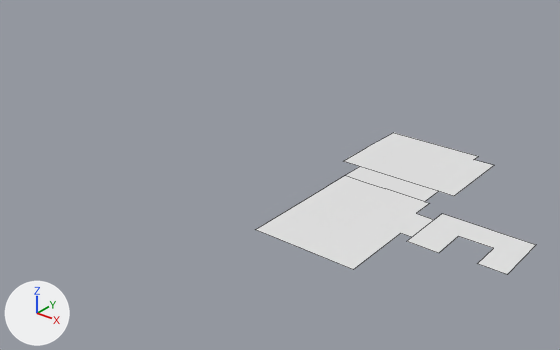
What one commit did to the FBX model Make Your Way Out/Assets/fromBlenderFlat/aaaaaaaaaaaaaaaaaaaaa.fbx.
Before and after are seen from a camera (50 mm lens) standing at (0.915, -1.008, 0.662) and looking at (0.027, 0.103, -0.027). The axes (+X, +Y, +Z) are drawn at lower left. The lights are the same throughout. Mesh edges are drawn as thin lines.

Before the edit, the objects in view are built like this:
```python
me_plane_002 = bpy.data.meshes.new('Plane.002')
me_plane_002.from_pydata(...)  # 36 vertices, 4 faces; spans x 0.146..0.567, y -0.161..0.34, z 0.021
ob_aaaaaaaaaaaaaaaaaaaaa = bpy.data.objects.new('AAAAAAAAAAAAAAAAAAAAA', me_plane_002)
ob_aaaaaaaaaaaaaaaaaaaaa.location = (0.0, 0.0, 0.0)
```
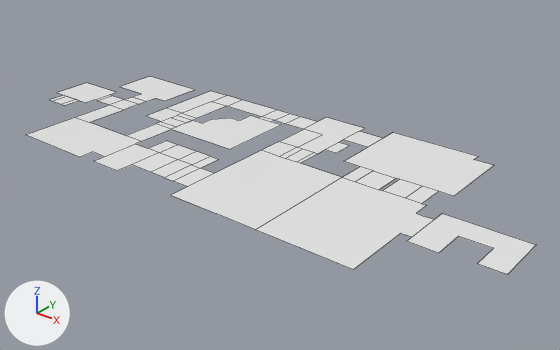
Location of each change, [x1, y1, x2, y2] in pixels of the pictures (560 x 350 px):
'AAAAAAAAAAAAAAAAAAAAA', reshaped (81% wider, 39% taller)
    before: [256, 133, 536, 274]
    after: [27, 77, 536, 274]
part 1 of me_plane_002, built on
    before: [256, 133, 434, 231]
    after: [27, 77, 434, 231]

The change in detail:
me_plane_002 is used by ob_aaaaaaaaaaaaaaaaaaaaa; location (0.0, 0.0, 0.0).
me_plane_002 had 36 vertices, 4 faces and spanned x 0.146..0.567, y -0.161..0.34, z 0.021.
me_plane_002 now has 158 vertices, 51 faces and spans x -0.62..0.567, y -0.161..0.34, z 0.021.
Part 1, on me_plane_002:
6 vertices are removed from x 0.146..0.318, y 0.102..0.3, z 0.021.
3 faces are deleted.
4 vertices move from x 0.146..0.365, y 0.102..0.34, z 0.021 to x 0.147..0.365, y 0.091..0.34, z 0.021.
104 vertices are added at x -0.62..0.39, y -0.161..0.322, z 0.021.
10 new vertices lie (0.048, 0.0, 0.0) away from vertices in x -0.285..-0.013, y -0.029..0.288, z 0.021.
9 new vertices lie (0.0, 0.043, 0.0) away from vertices in x -0.592..-0.013, y -0.161..0.072, z 0.021.
5 new vertices lie (0.0, 0.051, 0.0) away from vertices in x -0.2..-0.051, y -0.045, z 0.021.
50 new faces join them.
